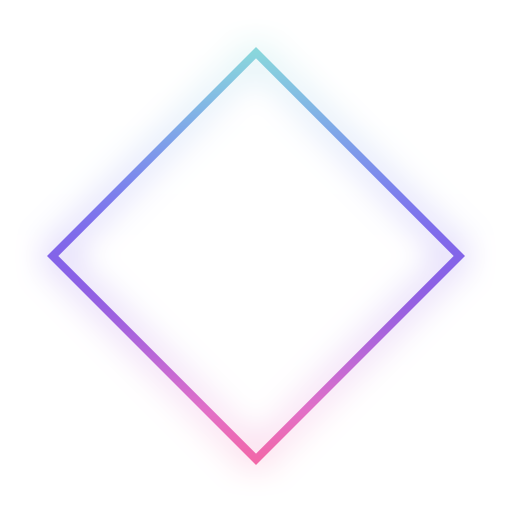
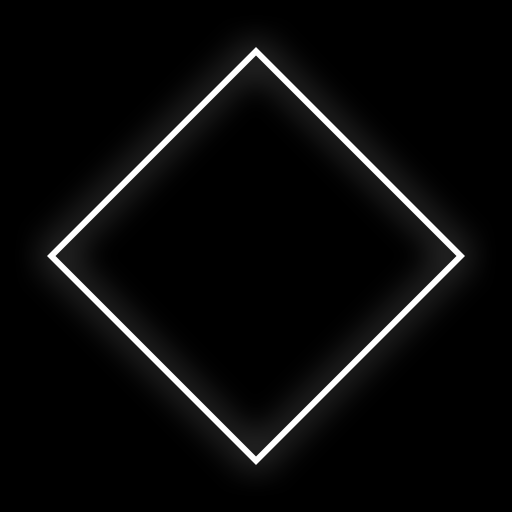
Two versions of the same layered image (512×512). Layer-by-layer changes:
added group "INPUT" with 1 layers above "PERFECT" over [left=47, top=47, right=465, bottom=465]
added layer "DIAMOND" (1st of 2, in "INPUT") in group "INPUT" over [left=47, top=47, right=465, bottom=465]
renamed "Group 1" to "PERFECT", hid the group it (1 layers) over [left=47, top=47, right=465, bottom=465]
showed "Rectangle 1" over [left=0, top=0, right=512, bottom=512]
